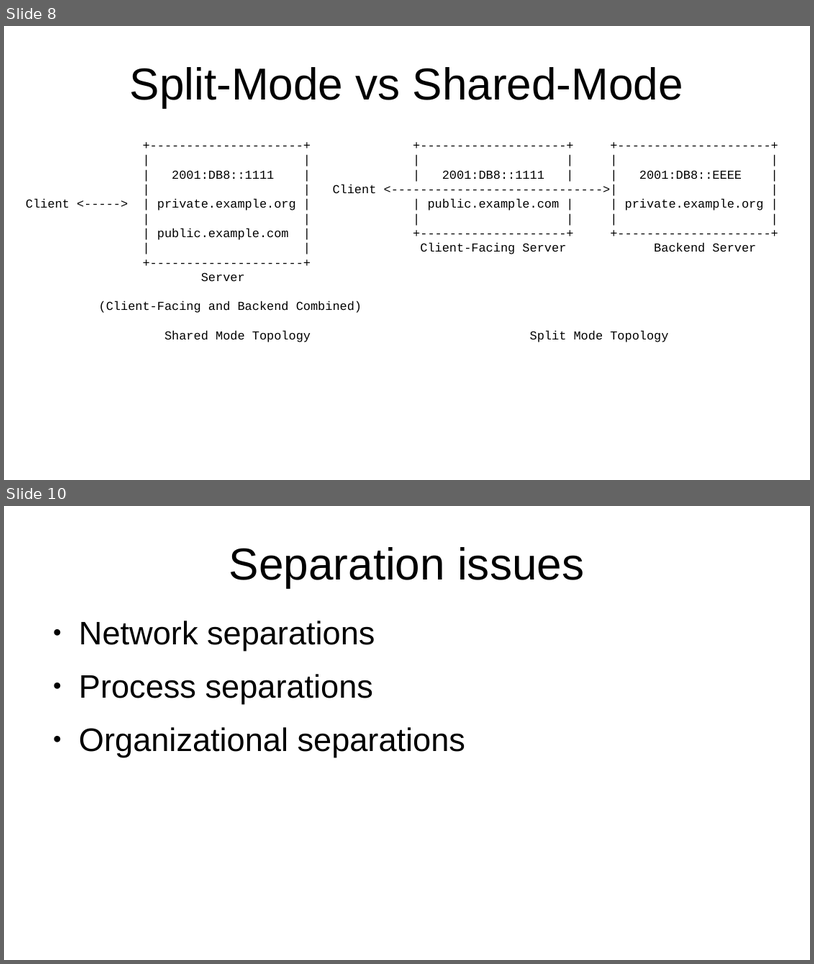
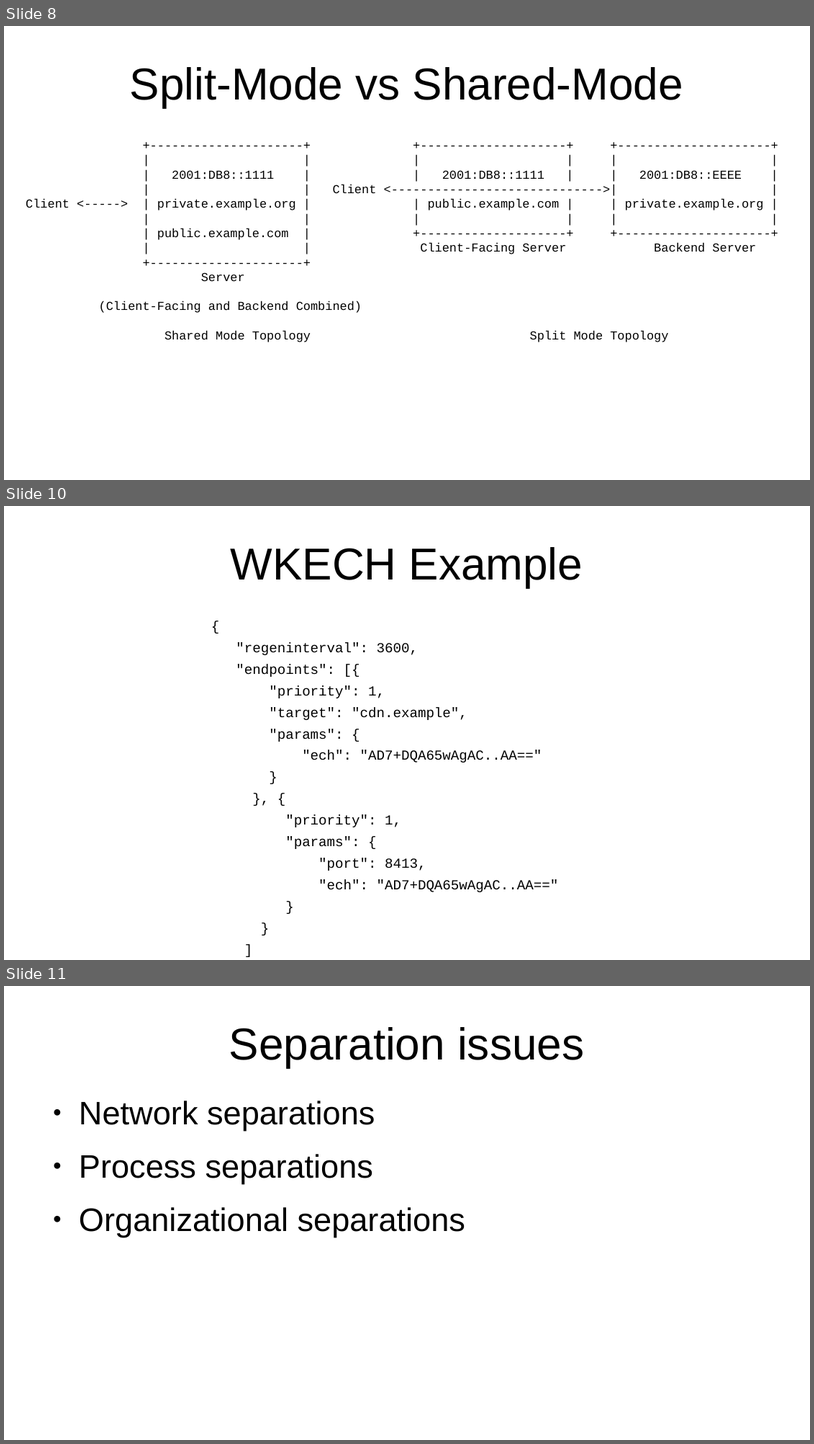
Before and after one commit to certtools/defo-security-analysis, a slide deck: stammtisch/presentation.odp. Shown one above the other, each under a label of ours: slides 8 and 10 before the commit, slides 8, 10 and 11 after it; the slides between them are not shown. The pictures are 814x964 and 814x1444 pixels, drawn with LibreOffice and Linux fonts; fonts in the diff are those of the drawing. Boxes give left, top, right and bottom in pixels: in the first picture for what was removed or moved away, otherwise in the second. Text is boxed around its words. In the diff, an @@ line names an element or a change of style, - is before the commit and + after.

```diff
--- a/stammtisch/presentation.odp
+++ b/stammtisch/presentation.odp
@@ slide 10 added at box(4, 506, 810, 960), background #FFFFFF @@
@@ title added at box(231, 547, 583, 587), 44 pt, text #000000 @@
+WKECH Example
@@ text added at box(236, 642, 559, 892), 13.6 pt, text #000000 @@
+{
+"regeninterval": 3600,
+"endpoints": [{
+"priority": 1,
+"target": "cdn.example",
+"params": {
+"ech": "AD7+DQA65wAgAC..AA=="
+}
+}, {
+"priority": 1,
+"params": {
+"port": 8413,
+"ech": "AD7+DQA65wAgAC..AA=="
+}
+}
+]
+}
@@ what was slide 10 is now slide 11 @@
```
Also in this commit, not shown: 5 slides changed, 4 other slides added, 13 slides removed, 1 other file.
